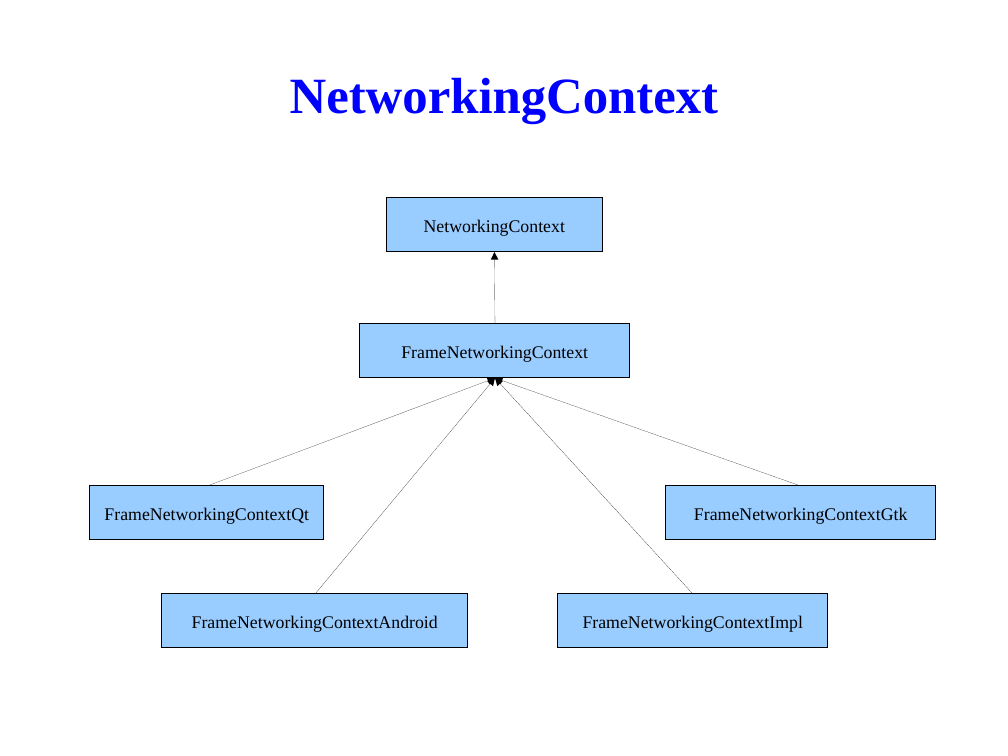
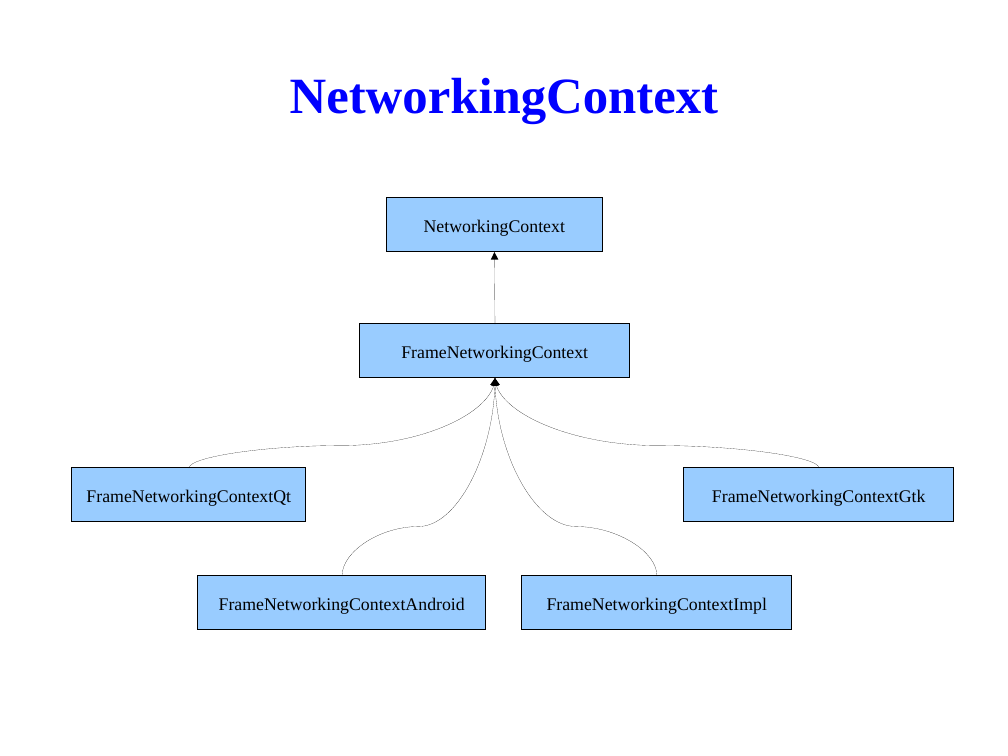
Before and after one commit to tsaicw/browser_research, a slide deck: slide 57 of WebKit/WebKit.odp (slide 54 before the commit). Drawn at 1008x756 pixels with LibreOffice and Linux fonts; fonts in the diff are those of the drawing; background and template pictures are left out. Boxes give left, top, right and bottom in pixels: in the first picture for what was removed or moved away, otherwise in the second. Text is boxed around its words. In the diff, an @@ line names an element or a change of style, - is before the commit and + after.

Commit message:
[WebKit]   Finish the pages about the flow of subresource loading.   Add the "CachedResource" and "CachedResourceClient" pages.   Add the "Network Communication" page.

```diff
--- a/WebKit/WebKit.odp
+++ b/WebKit/WebKit.odp
@@ arrow moved from (207, 487) - (495, 378) to (189, 468) - (495, 378) @@
@@ arrow (189, 468) - (495, 378): arrow to curved arrow @@
@@ arrow removed from (315, 595) to (495, 378) @@
@@ curved arrow added from (342, 576) to (495, 378), #000000 0 pt @@
@@ arrow moved from (801, 487) - (495, 378) to (820, 468) - (495, 378) @@
@@ arrow (820, 468) - (495, 378): arrow to curved arrow @@
@@ arrow removed from (693, 595) to (495, 378) @@
@@ curved arrow added from (658, 576) to (495, 378), #000000 0 pt @@
@@ rectangle "FrameNetworkingContextQt" moved from (x1=90, y1=486, x2=324, y2=540) to (x1=72, y1=468, x2=306, y2=522) @@
@@ rectangle "FrameNetworkingContextGtk" moved from (x1=666, y1=486, x2=936, y2=540) to (x1=684, y1=468, x2=954, y2=522) @@
@@ rectangle "FrameNetworkingContextAndroid" resized from (x1=162, y1=595, x2=468, y2=649) to (x1=198, y1=576, x2=487, y2=630) @@
@@ rectangle "FrameNetworkingContextImpl" moved from (x1=558, y1=595, x2=828, y2=649) to (x1=522, y1=576, x2=792, y2=630) @@
```
Also in this commit, not shown: 11 other slides changed, 2 slides added, 1 slide removed.
